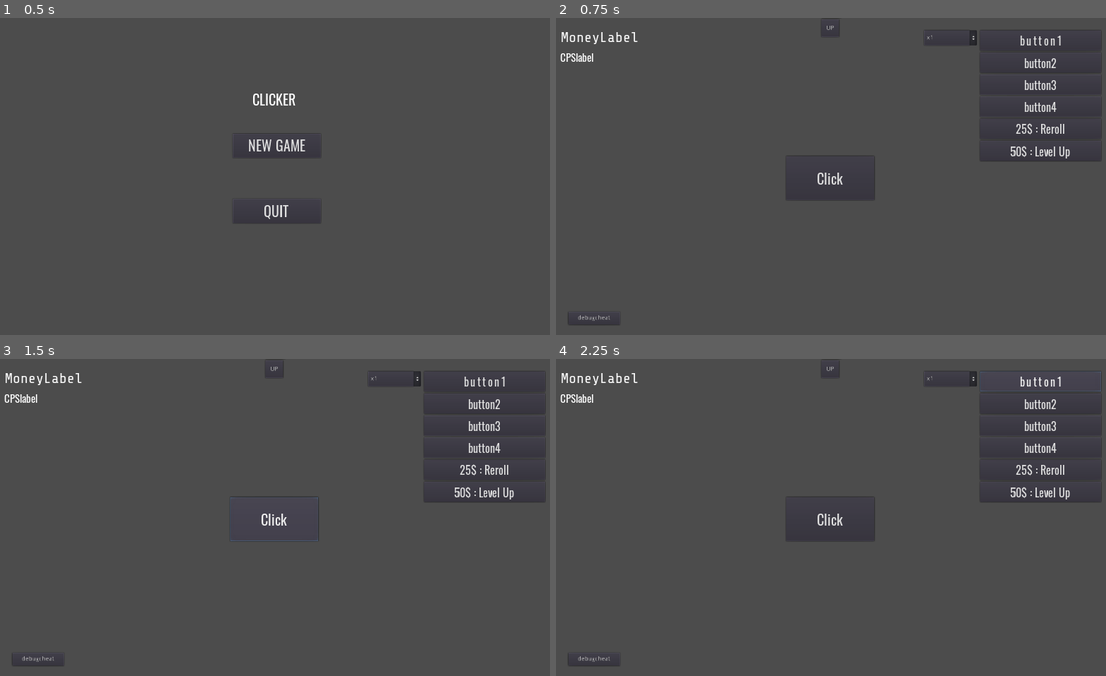
Above: before the commit, frames 1-4 (two rows, left to right).
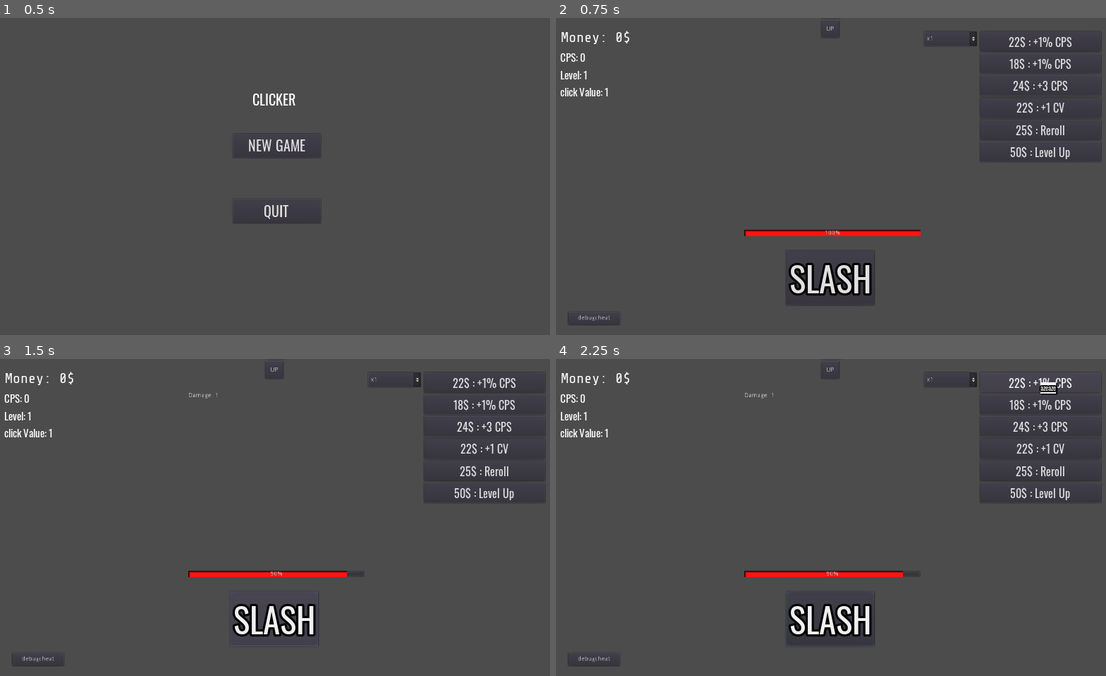
Above: after the commit, the same moments.

Repository: Seliaste/BadClickerProject
Game: Godot game, scene res://mainMenu/mainMenu.tscn
The game is run twice, just before and just after one commit, with the same random seed, the same clock (stepped at 60 frames per second) and the same inputs.
Inputs:
- Up to frame 1 (0.5 s): no input
- Up to frame 2 (0.75 s): click "NEW GAME" at 0.5 s
- Up to frame 3 (1.5 s): click "Click" (after the commit: "SLASH") at 1.25 s
- Up to frame 4 (2.25 s): click "button1" (after the commit: "22$ : +1% CPS") at 2 s

Frame 1 is identical in both runs. In frame 2, 3.4% of the frame differs, in the area x 0-95%, y 2-91%; in frame 3, 3.4%; in frame 4, 3.6%, in the area x 0-100%, y 2-91%.
Error before the commit: Parse Error: The identifier "None" isn't declared in the current scope. (res://player/Player.gd:74)

Commit message:
lots of changes

Diff:
--- /dev/null
+++ b/Monster.gd
@@ -0,0 +1,39 @@
+extends Node
+
+
+var life : float = 0
+var maxlife = 0
+onready var player = get_node("/root/Node2D/Player")
+onready var lifebar = get_node("/root/Node2D/Monster/VBoxContainer/ProgressBar")
+onready var logs = get_node("/root/Node2D/Monster/VBoxContainer/Log")
+var rng = RandomNumberGenerator.new()
+
+func _ready():
+	spawnBoss()
+
+func spawnBoss():
+	rng.randomize()
+	maxlife = ceil(10 * rng.randf_range(0.9,1.1) * player.level)
+	life = maxlife
+	refreshLife()
+
+func damage(damageAmount: float, showdmg = false):
+	if damageAmount > 0:
+		life -= damageAmount
+		if showdmg:
+			logs.text += "Damage: " + str(damageAmount) + "\n"
+		if life <= 0:
+			var remainingdmg = -life
+			spawnBoss()
+			var earnedMoney = rng.randi_range(2,10) * player.level
+			if logs.text.length() > 2000:
+				logs.text = logs.text.right(100) + "You killed the monster and won : "+str(earnedMoney)+" $ \n"
+			else:
+				logs.text += "You killed the monster and won : "+str(earnedMoney)+" $ \n"
+			player.money += earnedMoney
+			damage(remainingdmg)
+		refreshLife()
+
+func refreshLife():
+	lifebar.value = (life/maxlife)*100
+	lifebar.hint_tooltip = str(life)+"/"+str(maxlife)
--- a/gameScene.gd
+++ b/gameScene.gd
@@ -1,4 +1,4 @@
-extends Node2D
+extends Control
 
 
 # Declare member variables here. Examples:
--- a/gameScene.tscn
+++ b/gameScene.tscn
@@ -1,9 +1,10 @@
-[gd_scene load_steps=13 format=2]
+[gd_scene load_steps=18 format=2]
 
 [ext_resource path="res://font/labelFont.tres" type="DynamicFont" id=1]
 [ext_resource path="res://player/Player.gd" type="Script" id=2]
 [ext_resource path="res://music/wormhole.ogg" type="AudioStream" id=3]
 [ext_resource path="res://font/Oswald-VariableFont_wght.ttf" type="DynamicFontData" id=4]
+[ext_resource path="res://Monster.gd" type="Script" id=5]
 [ext_resource path="res://font/ShareTechMono-Regular.ttf" type="DynamicFontData" id=6]
 [ext_resource path="res://player/SavePannelScript.gd" type="Script" id=7]
 [ext_resource path="res://gameScene.gd" type="Script" id=8]
@@ -18,6 +19,12 @@
 size = 27
 font_data = ExtResource( 4 )
 
+[sub_resource type="DynamicFont" id=7]
+size = 79
+outline_size = 5
+outline_color = Color( 0, 0, 0, 1 )
+font_data = ExtResource( 4 )
+
 [sub_resource type="DynamicFont" id=3]
 size = 32
 font_data = ExtResource( 6 )
@@ -26,14 +33,37 @@
 size = 24
 font_data = ExtResource( 4 )
 
-[node name="Node2D" type="Node2D"]
+[sub_resource type="StyleBoxFlat" id=8]
+bg_color = Color( 1, 0.0784314, 0.0784314, 1 )
+border_width_left = 5
+border_width_top = 5
+border_color = Color( 0, 0, 0, 1 )
+border_blend = true
+corner_detail = 9
+
+[sub_resource type="StyleBoxFlat" id=5]
+bg_color = Color( 0.952941, 0.945098, 0.945098, 1 )
+border_color = Color( 0, 0, 0, 1 )
+shadow_color = Color( 0, 0, 0, 0.780392 )
+shadow_size = 2
+shadow_offset = Vector2( 2, 2 )
+
+[sub_resource type="DynamicFont" id=6]
+outline_size = 3
+font_data = ExtResource( 4 )
+
+[node name="Node2D" type="Control"]
 script = ExtResource( 8 )
+__meta__ = {
+"_edit_use_anchors_": false
+}
 
 [node name="UpgradesPanel" type="Control" parent="."]
 margin_left = -644.545
 margin_top = -1079.91
 margin_right = 635.455
 margin_bottom = -359.91
+mouse_filter = 1
 __meta__ = {
 "_edit_use_anchors_": false
 }
@@ -54,6 +84,7 @@
 margin_top = 54.0
 margin_right = 154.0
 margin_bottom = 95.0
+hint_tooltip = "aezeazaze"
 custom_fonts/font = SubResource( 1 )
 text = "ASCENTION"
 align = 1
@@ -77,6 +108,8 @@
 margin_top = 254.0
 margin_right = 644.0
 margin_bottom = 295.0
+mouse_filter = 1
+mouse_default_cursor_shape = 3
 custom_fonts/font = SubResource( 2 )
 text = "SKILL TREE"
 align = 1
@@ -91,12 +124,14 @@
 margin_left = 299.0
 margin_right = 320.0
 margin_bottom = 20.0
+mouse_filter = 1
 text = "A"
 
 [node name="R0B1" type="Button" parent="UpgradesPanel/SkillTreeContainer/Row0"]
 margin_left = 324.0
 margin_right = 345.0
 margin_bottom = 20.0
+mouse_filter = 1
 text = "A"
 
 [node name="Row1" type="HBoxContainer" parent="UpgradesPanel/SkillTreeContainer"]
@@ -109,6 +144,7 @@
 margin_left = 311.0
 margin_right = 332.0
 margin_bottom = 20.0
+mouse_filter = 1
 text = "A"
 
 [node name="Row2" type="HBoxContainer" parent="UpgradesPanel/SkillTreeContainer"]
@@ -121,18 +157,21 @@
 margin_left = 286.0
 margin_right = 307.0
 margin_bottom = 20.0
+mouse_filter = 1
 text = "A"
 
 [node name="R2B1" type="Button" parent="UpgradesPanel/SkillTreeContainer/Row2"]
 margin_left = 311.0
 margin_right = 332.0
 margin_bottom = 20.0
+mouse_filter = 1
 text = "A"
 
 [node name="R2B2" type="Button" parent="UpgradesPanel/SkillTreeContainer/Row2"]
 margin_left = 336.0
 margin_right = 357.0
 margin_bottom = 20.0
+mouse_filter = 1
 text = "A"
 
 [node name="Row3" type="HBoxContainer" parent="UpgradesPanel/SkillTreeContainer"]
@@ -145,12 +184,14 @@
 margin_left = 299.0
 margin_right = 320.0
 margin_bottom = 20.0
+mouse_filter = 1
 text = "A"
 
 [node name="R3B1" type="Button" parent="UpgradesPanel/SkillTreeContainer/Row3"]
 margin_left = 324.0
 margin_right = 345.0
 margin_bottom = 20.0
+mouse_filter = 1
 text = "A"
 
 [node name="Row4" type="HBoxContainer" parent="UpgradesPanel/SkillTreeContainer"]
@@ -163,18 +204,21 @@
 margin_left = 286.0
 margin_right = 307.0
 margin_bottom = 20.0
+mouse_filter = 1
 text = "A"
 
 [node name="R4B1" type="Button" parent="UpgradesPanel/SkillTreeContainer/Row4"]
 margin_left = 311.0
 margin_right = 332.0
 margin_bottom = 20.0
+mouse_filter = 1
 text = "A"
 
 [node name="R4B2" type="Button" parent="UpgradesPanel/SkillTreeContainer/Row4"]
 margin_left = 336.0
 margin_right = 357.0
 margin_bottom = 20.0
+mouse_filter = 1
 text = "A"
 
 [node name="Row5" type="HBoxContainer" parent="UpgradesPanel/SkillTreeContainer"]
@@ -187,18 +231,21 @@
 margin_left = 286.0
 margin_right = 307.0
 margin_bottom = 20.0
+mouse_filter = 1
 text = "A"
 
 [node name="R5B1" type="Button" parent="UpgradesPanel/SkillTreeContainer/Row5"]
 margin_left = 311.0
 margin_right = 332.0
 margin_bottom = 20.0
+mouse_filter = 1
 text = "A"
 
 [node name="R5B2" type="Button" parent="UpgradesPanel/SkillTreeContainer/Row5"]
 margin_left = 336.0
 margin_right = 357.0
 margin_bottom = 20.0
+mouse_filter = 1
 text = "A"
 
 [node name="Row6" type="HBoxContainer" parent="UpgradesPanel/SkillTreeContainer"]
@@ -211,6 +258,7 @@
 margin_left = 311.0
 margin_right = 332.0
 margin_bottom = 20.0
+mouse_filter = 1
 text = "A"
 
 [node name="Down" type="Button" parent="UpgradesPanel"]
@@ -222,6 +270,7 @@
 margin_top = -40.0001
 margin_right = 25.0
 margin_bottom = -6.10352e-05
+mouse_filter = 1
 text = "DWN"
 __meta__ = {
 "_edit_use_anchors_": false
@@ -229,24 +278,26 @@
 
 [node name="mainPanel" type="Control" parent="."]
 margin_left = -645.0
-margin_top = -356.636
+margin_top = -354.748
 margin_right = 635.0
-margin_bottom = 363.364
+margin_bottom = 365.252
+mouse_filter = 1
 __meta__ = {
 "_edit_use_anchors_": false
 }
 
 [node name="clickButton" type="Button" parent="mainPanel"]
 anchor_left = 0.5
-anchor_top = 0.5
+anchor_top = 1.0
 anchor_right = 0.5
-anchor_bottom = 0.5
+anchor_bottom = 1.0
 margin_left = -100.0
-margin_top = -50.0
+margin_top = -198.112
 margin_right = 100.0
-margin_bottom = 50.0
-custom_fonts/font = ExtResource( 1 )
-text = "Click"
+margin_bottom = -74.1123
+mouse_filter = 1
+custom_fonts/font = SubResource( 7 )
+text = "SLASH"
 __meta__ = {
 "_edit_use_anchors_": false
 }
@@ -267,13 +318,21 @@
 [node name="BuyButton1" type="Button" parent="mainPanel/buyContainer"]
 margin_right = 275.0
 margin_bottom = 47.0
-custom_fonts/font = SubResource( 1 )
+hint_tooltip = "azeaze"
+mouse_filter = 1
+mouse_default_cursor_shape = 2
+custom_fonts/font = SubResource( 2 )
 text = "button1"
+__meta__ = {
+"_editor_description_": ""
+}
 
 [node name="BuyButton2" type="Button" parent="mainPanel/buyContainer"]
 margin_top = 51.0
 margin_right = 275.0
 margin_bottom = 98.0
+mouse_filter = 1
+mouse_default_cursor_shape = 2
 custom_fonts/font = SubResource( 2 )
 text = "button2"
 
@@ -281,6 +340,8 @@
 margin_top = 102.0
 margin_right = 275.0
 margin_bottom = 149.0
+mouse_filter = 1
+mouse_default_cursor_shape = 2
 custom_fonts/font = SubResource( 2 )
 text = "button3"
 
@@ -288,6 +349,8 @@
 margin_top = 153.0
 margin_right = 275.0
 margin_bottom = 200.0
+mouse_filter = 1
+mouse_default_cursor_shape = 2
 custom_fonts/font = SubResource( 2 )
 text = "button4"
 
@@ -295,6 +358,8 @@
 margin_top = 204.0
 margin_right = 275.0
 margin_bottom = 251.0
+mouse_filter = 1
+mouse_default_cursor_shape = 2
 custom_fonts/font = SubResource( 2 )
 text = "25$ : Reroll"
 
@@ -302,6 +367,8 @@
 margin_top = 255.0
 margin_right = 275.0
 margin_bottom = 302.0
+mouse_filter = 1
+mouse_default_cursor_shape = 2
 custom_fonts/font = SubResource( 2 )
 text = "50$ : Level Up"
 __meta__ = {
@@ -315,6 +382,8 @@
 margin_top = 25.0
 margin_right = -307.498
 margin_bottom = 59.0
+mouse_filter = 1
+mouse_default_cursor_shape = 2
 text = "x1"
 items = [ "x1", null, false, 1, null, "x5", null, false, 5, null, "x25", null, false, 25, null, "x100", null, false, 100, null ]
 selected = 0
@@ -333,6 +402,7 @@
 margin_left = -20.0
 margin_right = 20.0
 margin_bottom = 40.0
+mouse_filter = 1
 text = "UP"
 __meta__ = {
 "_edit_use_anchors_": false
@@ -343,6 +413,7 @@
 margin_top = -356.636
 margin_right = 1920.0
 margin_bottom = 363.364
+mouse_filter = 1
 script = ExtResource( 7 )
 __meta__ = {
 "_edit_use_anchors_": false
@@ -406,6 +477,8 @@
 margin_top = -335.231
 margin_right = -454.216
 margin_bottom = -278.231
+hint_tooltip = "Your money"
+mouse_filter = 0
 custom_fonts/font = SubResource( 3 )
 text = "MoneyLabel"
 __meta__ = {
@@ -428,7 +501,59 @@
 margin_top = 306.086
 margin_right = -481.718
 margin_bottom = 335.086
+hint_tooltip = "DEBUG ONLY"
+mouse_filter = 1
 text = "debugcheat"
+__meta__ = {
+"_edit_use_anchors_": false
+}
+
+[node name="Monster" type="Node" parent="."]
+script = ExtResource( 5 )
+
+[node name="VBoxContainer" type="VBoxContainer" parent="Monster"]
+margin_left = -200.0
+margin_top = -300.0
+margin_right = 200.0
+margin_bottom = 150.0
+alignment = 1
+__meta__ = {
+"_edit_use_anchors_": false
+}
+
+[node name="Log" type="RichTextLabel" parent="Monster/VBoxContainer"]
+margin_top = 16.0
+margin_right = 400.0
+margin_bottom = 416.0
+rect_min_size = Vector2( 400, 400 )
+mouse_filter = 1
+scroll_active = false
+scroll_following = true
+__meta__ = {
+"_edit_use_anchors_": false
+}
+
+[node name="ProgressBar" type="ProgressBar" parent="Monster/VBoxContainer"]
+margin_top = 420.0
+margin_right = 400.0
+margin_bottom = 434.0
+hint_tooltip = "Life: "
+mouse_filter = 1
+mouse_default_cursor_shape = 3
+custom_styles/fg = SubResource( 8 )
+value = 100.0
+
+[node name="Tooltip" type="Label" parent="."]
+margin_left = -200.0
+margin_top = 122.0
+margin_right = -200.0
+margin_bottom = 147.0
+mouse_filter = 1
+size_flags_horizontal = 3
+size_flags_vertical = 2
+custom_styles/normal = SubResource( 5 )
+custom_fonts/font = SubResource( 6 )
+custom_colors/font_outline_modulate = Color( 0, 0, 0, 1 )
 __meta__ = {
 "_edit_use_anchors_": false
 }
--- a/player/Player.gd
+++ b/player/Player.gd
@@ -12,8 +12,10 @@
 var timePlayed = 0
 const MAX_DIGITS: int = 10
 var newLevelCost: int = 50
+onready var tooltip = get_node("/root/Node2D/Tooltip")
 const q = 1.2
 onready var buyContainer = get_node("/root/Node2D/mainPanel/buyContainer")
+onready var monster = get_node("/root/Node2D/Monster")
 func save():
 	var save_dict = {
 		"filename" : get_filename(),
@@ -28,6 +30,16 @@
 	}
 	return save_dict
 
+
+func getallnodes(node):
+	var returnList = []
+	for N in node.get_children():
+		if N.get_child_count() > 0:
+			returnList+=getallnodes(N)
+		if N is Control:
+			returnList.append(N)
+
+	return returnList
 
 func Upgrade(cost,type,amount):
 	var multiplier = get_node("../mainPanel/OptionButton").get_selected_id()
@@ -50,7 +62,7 @@
 # Called every frame. 'delta' is the elapsed time since the previous frame.
 func _process(delta):
 	timePlayed += delta
-	money += delta*rawcps*cpsMultiplier
+	monster.damage(delta*rawcps*cpsMultiplier)
 	if money < 100000:
 		moneyLabel = str(round(money))
 	else:
@@ -69,10 +81,16 @@
 		cpsLabel = "%sE%s" % [ _dec, str(_exp)]
 
 	get_node("Camera2D/InfoLabel").set_text("CPS: " + cpsLabel+ "\nLevel: " + str(level) + "\nclick Value: " + str(clickValue))
-	var mousePos = get_viewport().get_mouse_position()
-	for node in get_node("/root/").get_children():
-		if node.get_global_rect().has_point(mousePos) and node.tooltip!=None :
-			pass
+	var mousePos = get_node("/root/Node2D").get_global_mouse_position()
+	for node in getallnodes(get_node("/root/Node2D")):
+		if node.get_global_rect().has_point(mousePos) and node.hint_tooltip != "":
+			tooltip.visible = true
+			tooltip.text = node.hint_tooltip
+			tooltip.set_position(mousePos+get_node("/root/Node2D/Player/Camera2D").get_position())
+			break
+		else:
+			tooltip.visible = false
+
 
 
 
@@ -84,8 +102,7 @@
 
 
 func _on_Button_pressed():
-	money += clickValue
-
+	monster.damage(clickValue, true)
 
 func _on_BuyButton_pressed():
 	# get_node("/root/Node2D/mainPanel/buyContainer/BuyButton1").set_visible("false")
